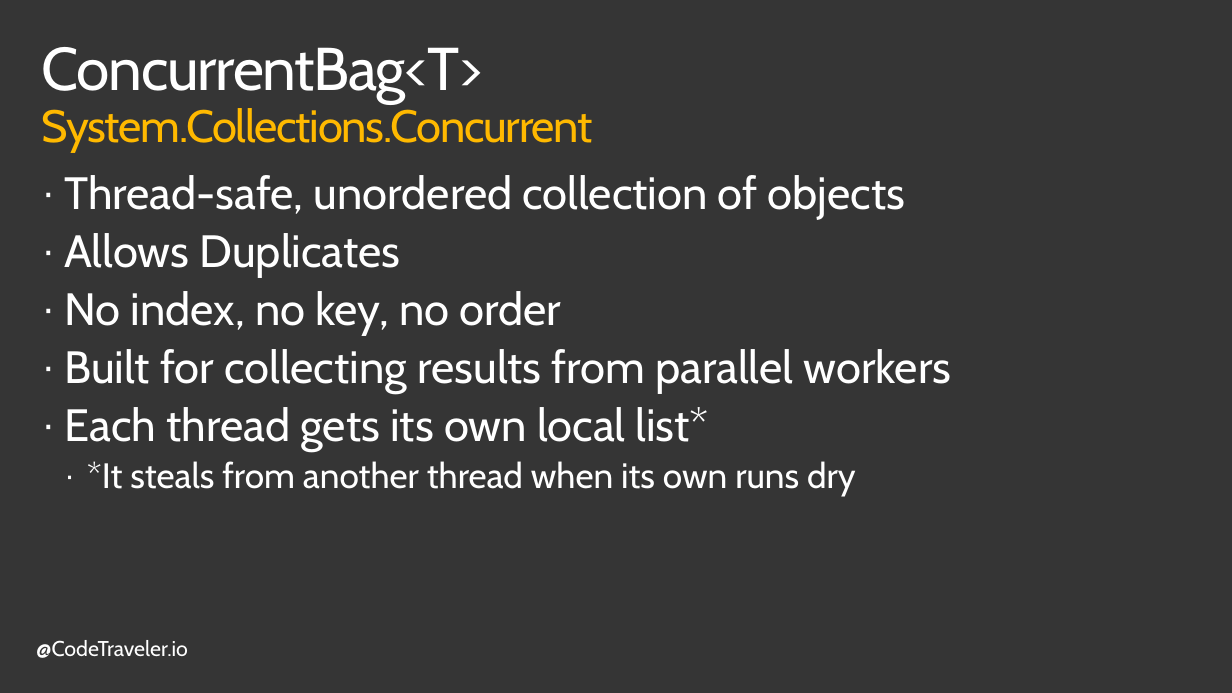
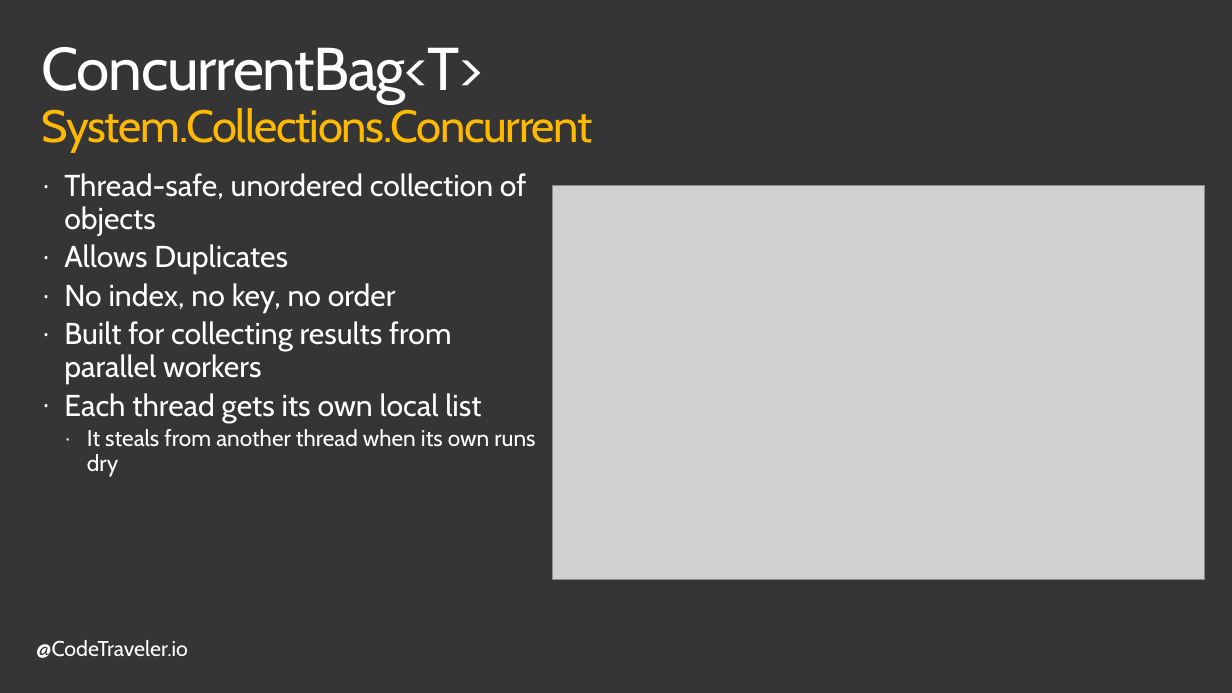
Before and after one commit to TheCodeTraveler/BecomeAnExpertWithAsyncAwait, a slide deck: slide 8 of 8. Concurrent Collections/ConcurrentCollections.pptx (slide 9 before the commit). Drawn at 1232x693 pixels with LibreOffice and Linux fonts; fonts in the diff are those of the drawing; grey boxes stand for pictures; background and template pictures are left out. Boxes give left, top, right and bottom in pixels: in the first picture for what was removed or moved away, otherwise in the second. Text is boxed around its words. In the diff, an @@ line names an element or a change of style, - is before the commit and + after.

```diff
--- a/8. Concurrent Collections/ConcurrentCollections.pptx
+++ b/8. Concurrent Collections/ConcurrentCollections.pptx
@@ text at [64,173,526,384]: size 36 to 24 pt in "Thread-safe, unordered collection of objects", "Allows Duplicates", "No index, no key, no order", "Built for collecting results from parallel workers"; less space between paragraphs @@
@@ picture added at [553,186,1205,580] @@
@@ text at [64,393,535,477]: text changed; size 28 to 18 pt @@
-· Each thread gets its own local list*
-  · *It steals from another thread when its own runs dry
+· Each thread gets its own local list
+  · It steals from another thread when its own runs dry
```
Also in this commit, not shown: 8 other slides changed, 1 slide removed, 1 other file.
